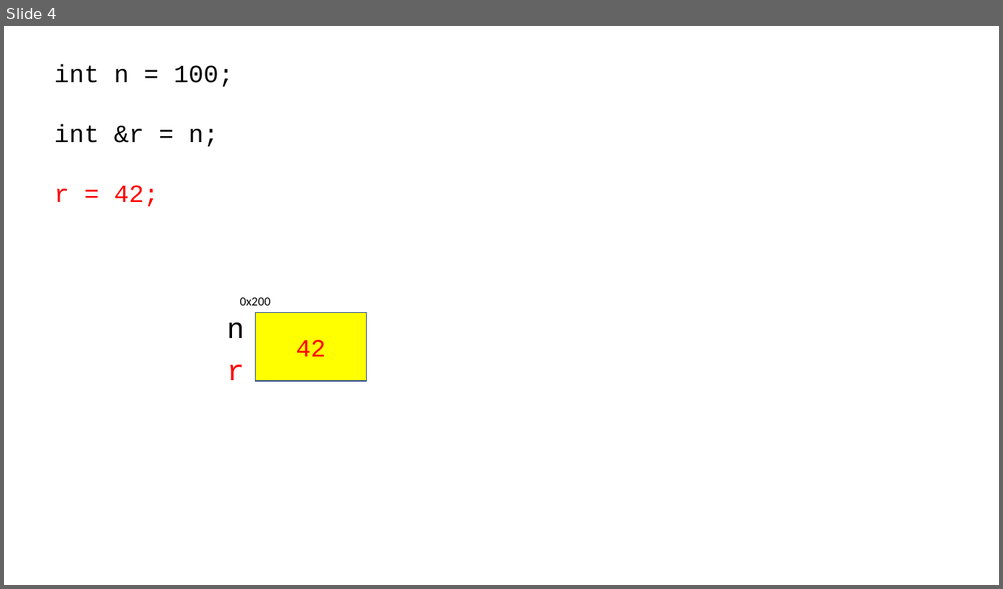
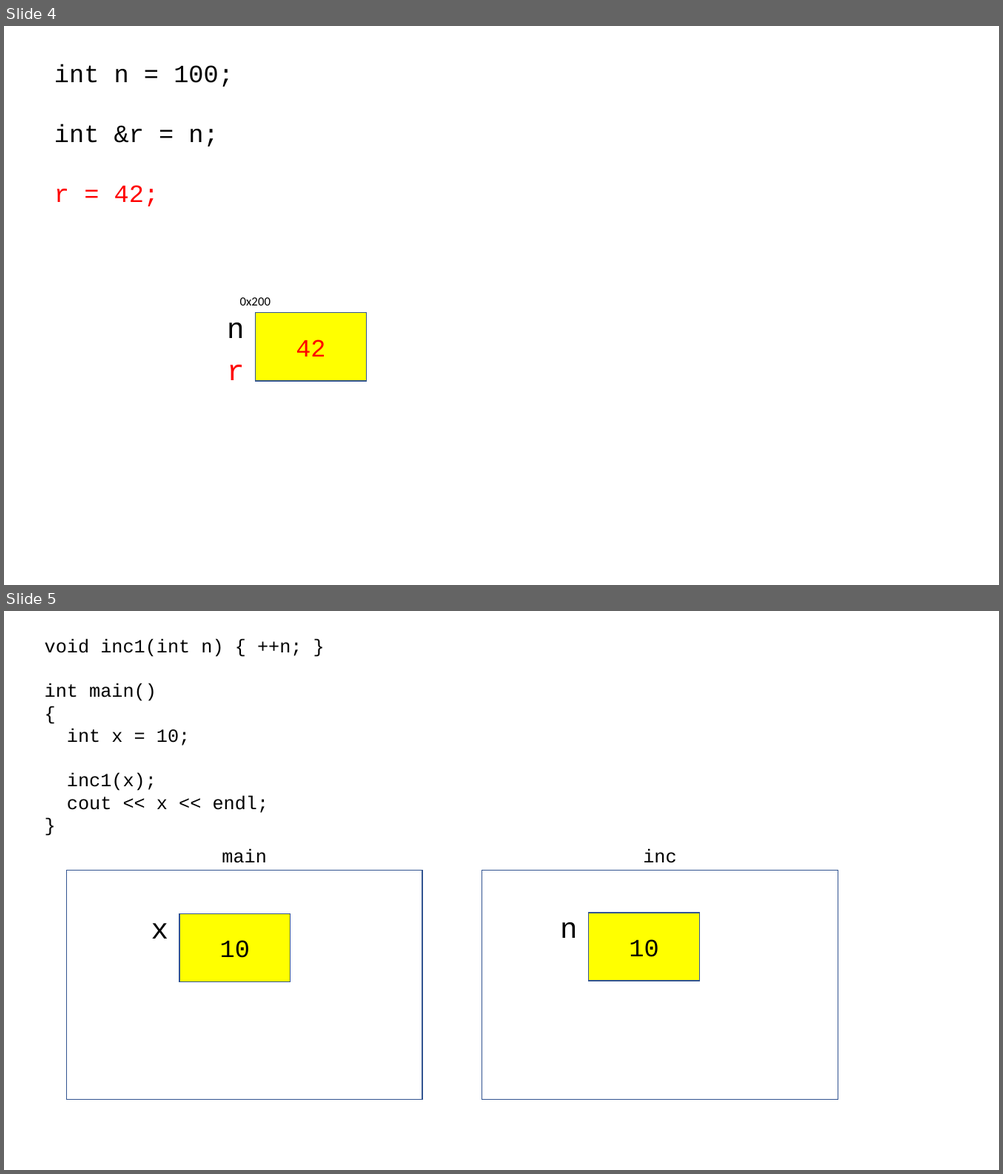
Before and after one commit to yoondev-classroom/cpp_221114, a slide deck: 221114.pptx. Shown one above the other, each under a label of ours: slide 4 before the commit, slides 4 and 5 after it. The pictures are 1003x589 and 1003x1174 pixels, drawn with LibreOffice and Linux fonts; fonts in the diff are those of the drawing. Boxes give left, top, right and bottom in pixels: in the first picture for what was removed or moved away, otherwise in the second. Text is boxed around its words. In the diff, an @@ line names an element or a change of style, - is before the commit and + after.

```diff
--- a/221114.pptx
+++ b/221114.pptx
@@ slide 5 added at box(4, 611, 999, 1170), background #FFFFFF @@
@@ text added at box(45, 639, 301, 813), 18 pt, text #000000 @@
+void inc1(int n) { ++n; }
+int main()
+{
+int x = 10;
+inc1(x);
+cout << x << endl;
+}
@@ text added at box(222, 849, 266, 863), 18 pt, text #000000 @@
+main
@@ text added at box(643, 849, 676, 863), 18 pt, text #000000 @@
+inc
@@ rectangle added at box(67, 871, 423, 1100), fill #FFFFFF, outline #325491 1 pt @@
@@ rectangle added at box(482, 871, 838, 1100), fill #FFFFFF, outline #325491 1 pt @@
@@ rectangle added at box(179, 914, 290, 982), fill #FFFF00, outline #325491 1 pt, 24 pt, text #000000 @@
+10
@@ rectangle added at box(588, 913, 700, 981), fill #FFFF00, outline #325491 1 pt, 24 pt, text #000000 @@
+10
@@ text added at box(151, 923, 169, 939), 28 pt, text #000000 @@
+x
@@ text added at box(560, 923, 578, 938), 28 pt, text #000000 @@
+n
```
Also in this commit, not shown: 1 slide changed, 5 other slides added, 1 other file.
